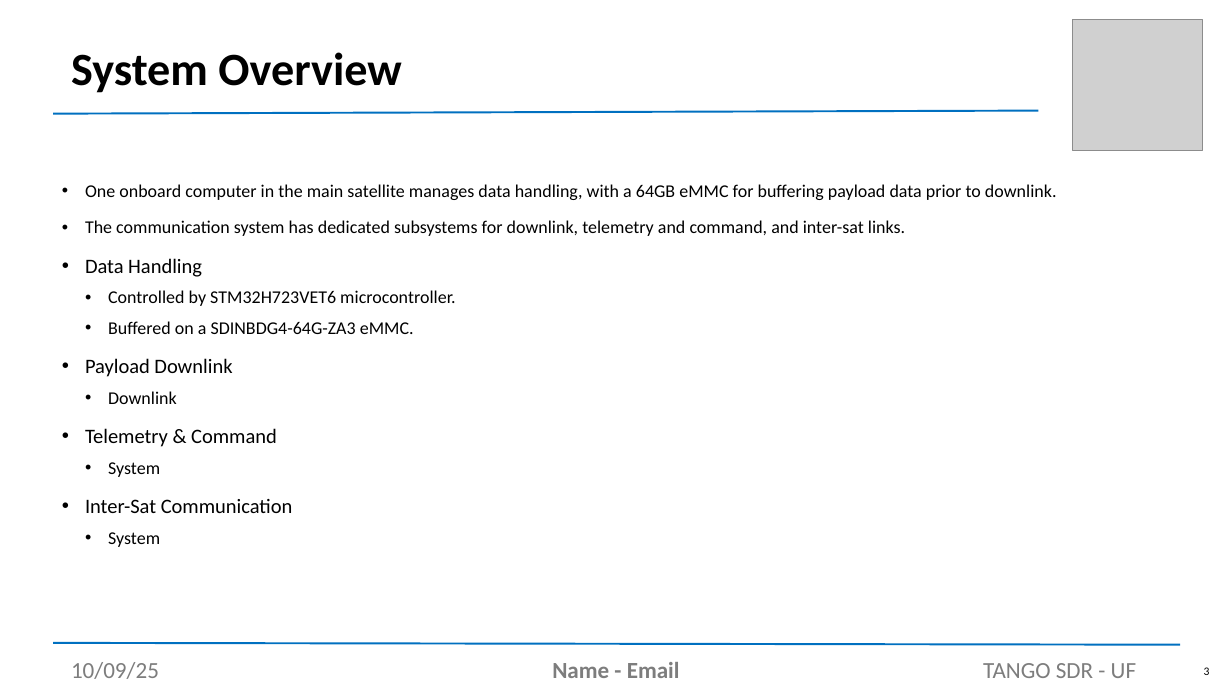
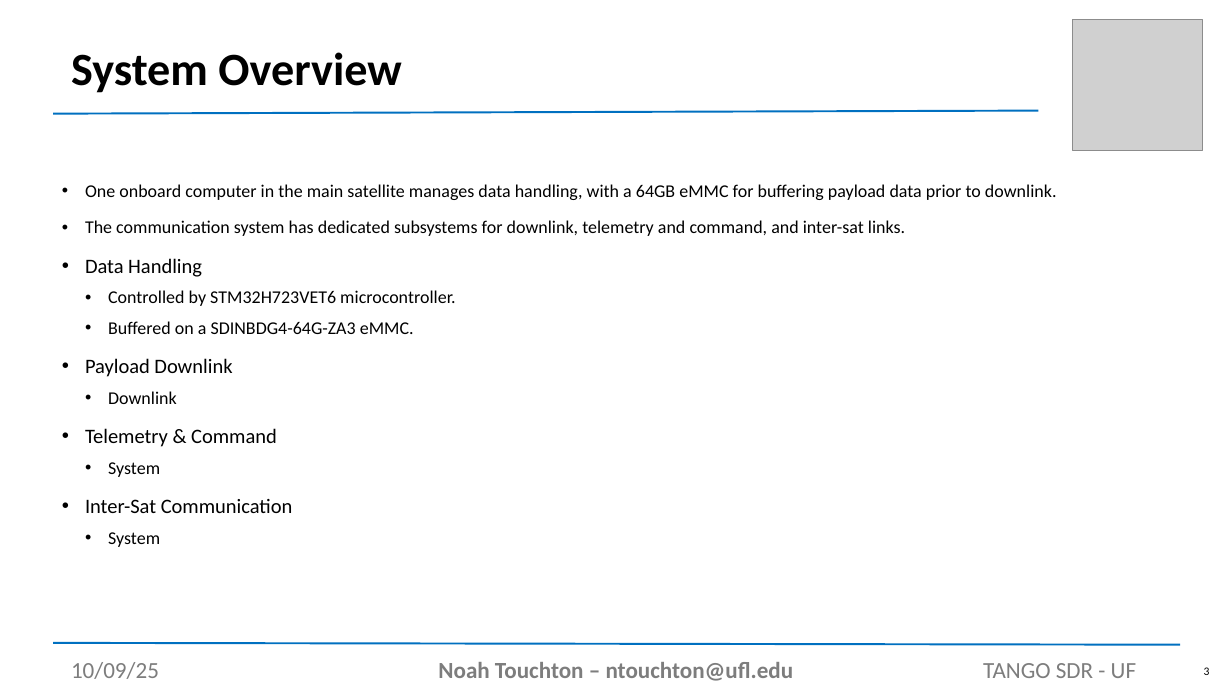
Before and after one commit to noahtouchton/School, a slide deck: slide 3 of Fall 2025/Aero Design 1/PowerPoint/SDR Presentation Template.pptx. Drawn at 1232x693 pixels with LibreOffice and Linux fonts; fonts in the diff are those of the drawing; grey boxes stand for pictures. Boxes give left, top, right and bottom in pixels: in the first picture for what was removed or moved away, otherwise in the second. Text is boxed around its words. In the diff, an @@ line names an element or a change of style, - is before the commit and + after.

```diff
--- a/Fall 2025/Aero Design 1/PowerPoint/SDR Presentation Template.pptx
+++ b/Fall 2025/Aero Design 1/PowerPoint/SDR Presentation Template.pptx
@@ text at (x1=438, y1=662, x2=794, y2=681): text changed @@
-Name - Email
+Noah Touchton – ntouchton@ufl.edu
```
Also in this commit, not shown: 2 other slides changed, 9 slides added, 9 other files.
